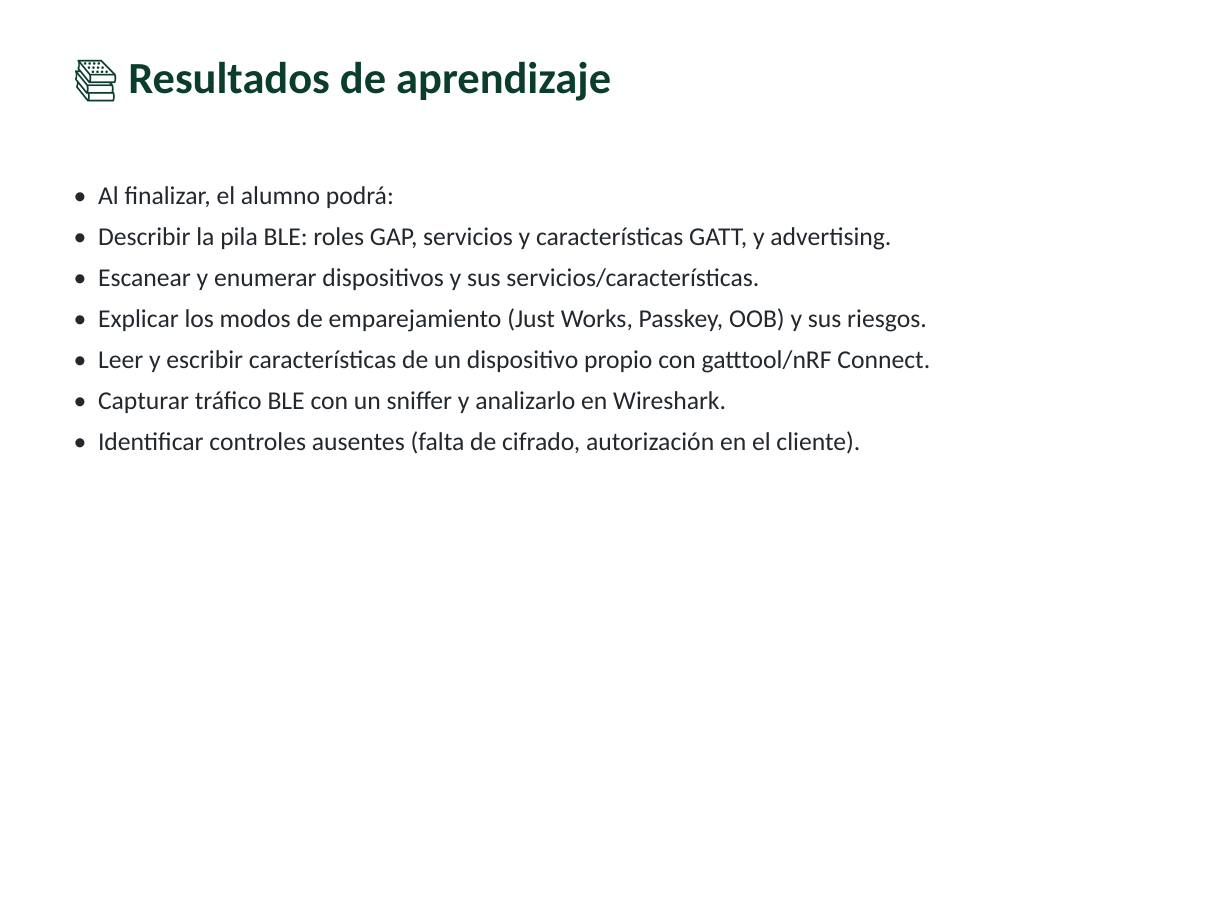
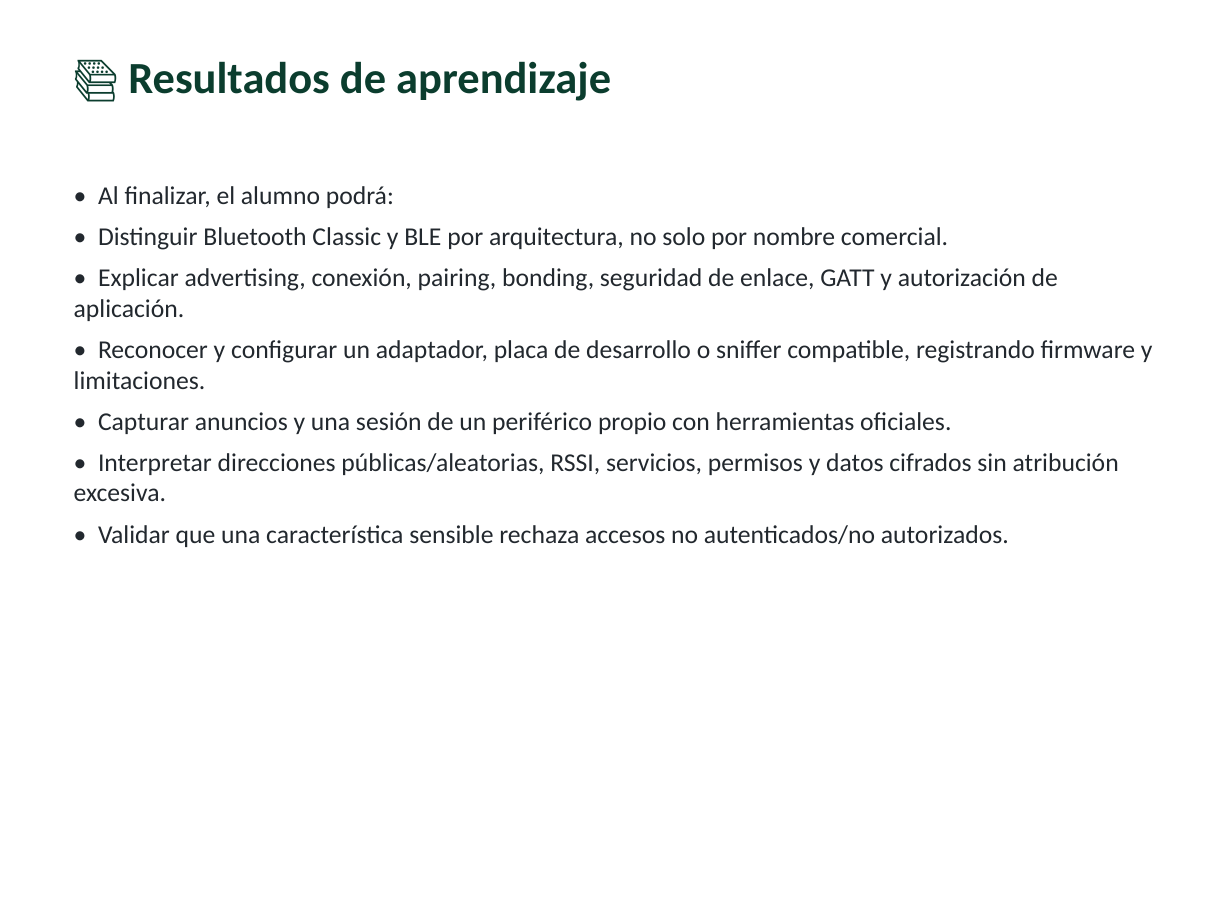
Before and after one commit to vladimiracunadev-create/modern-cybersecurity-program, a slide deck: slide 3 of classes/parte-13-seguridad-movil-iot-e-inalambrica/271-seguridad-de-bluetooth-y-ble/clase-271-presentacion.pptx. Drawn at 1232x924 pixels with LibreOffice and Linux fonts; fonts in the diff are those of the drawing. Boxes give left, top, right and bottom in pixels: in the first picture for what was removed or moved away, otherwise in the second. Text is boxed around its words. In the diff, an @@ line names an element or a change of style, - is before the commit and + after.

```diff
--- a/classes/parte-13-seguridad-movil-iot-e-inalambrica/271-seguridad-de-bluetooth-y-ble/clase-271-presentacion.pptx
+++ b/classes/parte-13-seguridad-movil-iot-e-inalambrica/271-seguridad-de-bluetooth-y-ble/clase-271-presentacion.pptx
@@ text at (74, 227, 1153, 547): text changed @@
-• Describir la pila BLE: roles GAP, servicios y características GATT, y advertising.
-• Escanear y enumerar dispositivos y sus servicios/características.
-• Explicar los modos de emparejamiento (Just Works, Passkey, OOB) y sus riesgos.
-• Leer y escribir características de un dispositivo propio con gatttool/nRF Connect.
-• Capturar tráfico BLE con un sniffer y analizarlo en Wireshark.
-• Identificar controles ausentes (falta de cifrado, autorización en el cliente).
+• Distinguir Bluetooth Classic y BLE por arquitectura, no solo por nombre comercial.
+• Explicar advertising, conexión, pairing, bonding, seguridad de enlace, GATT y autorización de aplicación.
+• Reconocer y configurar un adaptador, placa de desarrollo o sniffer compatible, registrando firmware y limitaciones.
+• Capturar anuncios y una sesión de un periférico propio con herramientas oficiales.
+• Interpretar direcciones públicas/aleatorias, RSSI, servicios, permisos y datos cifrados sin atribución excesiva.
+• Validar que una característica sensible rechaza accesos no autenticados/no autorizados.
```
Also in this commit, not shown: 15 other slides changed, 27 other files.
